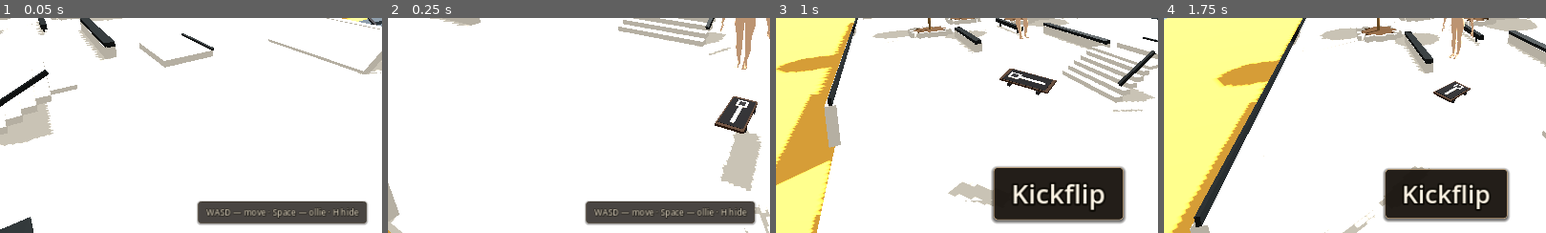
Above: before the commit, frames 1-4 (left to right).
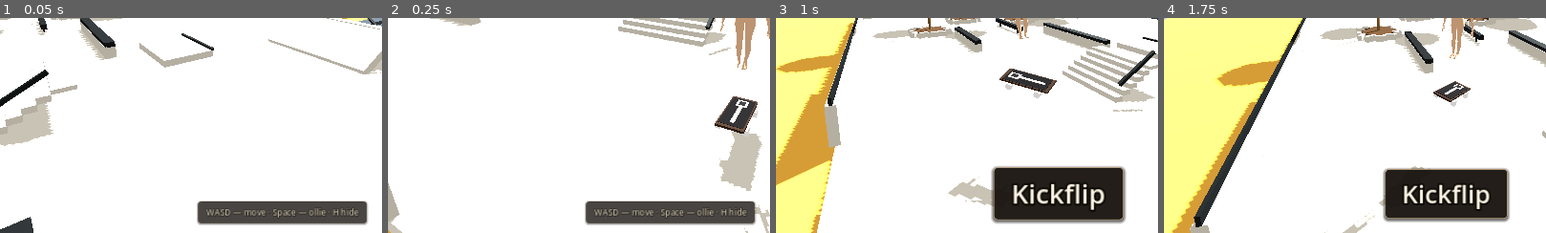
Above: after the commit, the same moments.

Repository: drok123/skateboard-game
Game: Godot game, scene res://scenes/main.tscn
Two runs of this game, one before a commit and one after it. Both use one fixed random seed, a clock stepped at 60 frames per second and the inputs below.
Inputs:
- Up to frame 1 (0.05 s): no input
- Up to frame 2 (0.25 s): no input
- Up to frame 3 (1 s): tap Enter at 0.5 s; hold D (move_right) from 0.53 s (still down); tap H at 0.6 s; tap Space (jump) at 0.77 s
- Up to frame 4 (1.75 s): release D (move_right) at 1.28 s; hold S (move_back) from 1.28 s (still down); tap J at 1.35 s; tap Space (jump) at 1.52 s
The pictures show only the part of the screen within x 13-63%, y 50-100%; the shares and areas given below are measured in that part.

Frame 1 is identical in both runs. In frame 2, 0.1% of the frame differs, in the area x 85-98%, y 42-75%; in frame 3, 0.1%; in frame 4, less than 0.1%.

Commit message:
Board: white Zoo York-inspired wheels, ~50% larger for mid-cam read.
skate. board-first silhouette + Derron Zoo York white wheels (inspiration, no asset copy). Punch radius/width so four disks read at gameplay distance; hangers stay silver; white underside + simple dark NY block.

Co-authored-by: drok123 <drok123@users.noreply.github.com>

Diff:
--- a/scripts/board_visual.gd
+++ b/scripts/board_visual.gd
@@ -5,8 +5,8 @@
 
 const DECK_SIZE := Vector3(0.52, 0.04, 1.28)
 const TRUCK_SIZE := Vector3(0.42, 0.05, 0.12)
-const WHEEL_RADIUS := 0.052
-const WHEEL_WIDTH := 0.058
+const WHEEL_RADIUS := 0.082
+const WHEEL_WIDTH := 0.090
 const WHEELBASE := 0.76
 
 
@@ -32,6 +32,13 @@
 		Vector3(0.0, -DECK_SIZE.y * 0.25, 0.0),
 		_mat_deck_underside()
 	)
+	# Simple dark NY block — Zoo York-inspired silhouette, no asset copy.
+	_add_box(
+		"UndersideNY",
+		Vector3(0.20, 0.008, 0.26),
+		Vector3(0.0, -DECK_SIZE.y * 0.25 - 0.011, 0.0),
+		_mat_underside_mark()
+	)
 	_add_top_graphic()
 	var z_front := WHEELBASE * 0.5
 	var truck_y := -DECK_SIZE.y * 0.5 - TRUCK_SIZE.y * 0.5
@@ -39,8 +46,9 @@
 	_add_box("TruckFront", TRUCK_SIZE, Vector3(0.0, truck_y, z_front), truck_mat)
 	_add_box("TruckBack", TRUCK_SIZE, Vector3(0.0, truck_y, -z_front), truck_mat)
 	var wheel_mat := _mat_wheel()
-	var wheel_x := TRUCK_SIZE.x * 0.5 + WHEEL_WIDTH * 0.35
-	var wheel_y := -DECK_SIZE.y * 0.5 - TRUCK_SIZE.y - WHEEL_RADIUS * 0.15
+	# Hang wheels just outside the hanger so larger disks clear trucks and deck.
+	var wheel_x := TRUCK_SIZE.x * 0.5 + WHEEL_WIDTH * 0.52
+	var wheel_y := -DECK_SIZE.y * 0.5 - TRUCK_SIZE.y - WHEEL_RADIUS * 0.55
 	_add_wheel("WheelFL", Vector3(-wheel_x, wheel_y, z_front), wheel_mat)
 	_add_wheel("WheelFR", Vector3(wheel_x, wheel_y, z_front), wheel_mat)
 	_add_wheel("WheelBL", Vector3(-wheel_x, wheel_y, -z_front), wheel_mat)
@@ -127,23 +135,28 @@
 
 
 func _mat_deck_top() -> StandardMaterial3D:
-	## Slightly lighter dark wood than the underside so flip orientation reads.
+	## Dark wood rails/top under grip — contrast vs white popsicle underside.
 	return _named_mat("Mat_deck_top", Color(0.20, 0.14, 0.10), 0.90)
 
 
 func _mat_deck_underside() -> StandardMaterial3D:
-	## Solid dark wood — no graphics this pass.
-	return _named_mat("Mat_deck_underside", Color(0.12, 0.08, 0.06), 0.92)
+	## White popsicle underside — Zoo York-inspired read (no asset copy).
+	return _named_mat("Mat_deck_underside", Color(0.94, 0.94, 0.96), 0.78)
+
+
+func _mat_underside_mark() -> StandardMaterial3D:
+	## Dark NY block on white deck.
+	return _named_mat("Mat_underside_mark", Color(0.08, 0.08, 0.09), 0.88)
 
 
 func _mat_truck() -> StandardMaterial3D:
-	## Cooler metal hangers — lighter than charcoal wheels so disks separate.
-	return _named_mat("Mat_truck", Color(0.50, 0.54, 0.58), 0.42, 0.68)
+	## Silver hangers — cooler metal so white urethane disks separate.
+	return _named_mat("Mat_truck", Color(0.62, 0.64, 0.68), 0.38, 0.72)
 
 
 func _mat_wheel() -> StandardMaterial3D:
-	## Dark charcoal rubber, matte. Albedo 0.12–0.18; darker than trucks.
-	return _named_mat("Mat_wheel", Color(0.14, 0.14, 0.15), 0.92)
+	## Bright white urethane, matte. Albedo ~0.95; four disks at mid camera.
+	return _named_mat("Mat_wheel", Color(0.95, 0.95, 0.97), 0.80)
 
 
 func _mat_grip() -> StandardMaterial3D:
Not shown, changed: docs/board_surfacing.md
